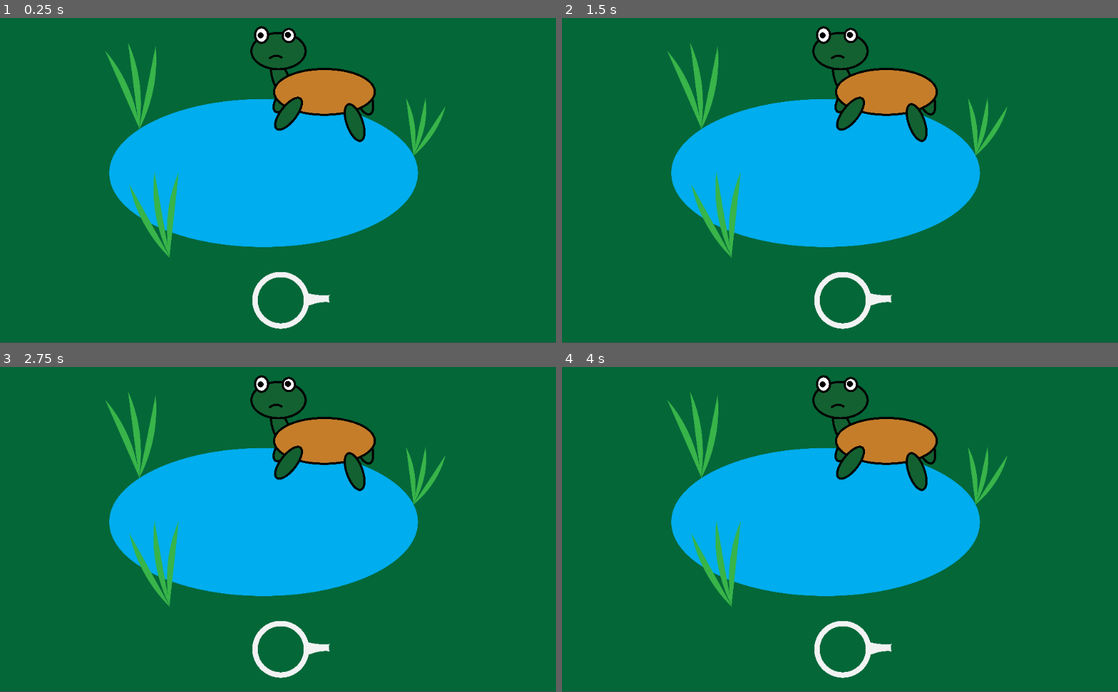
Above: before the commit, frames 1-4 (two rows, left to right).
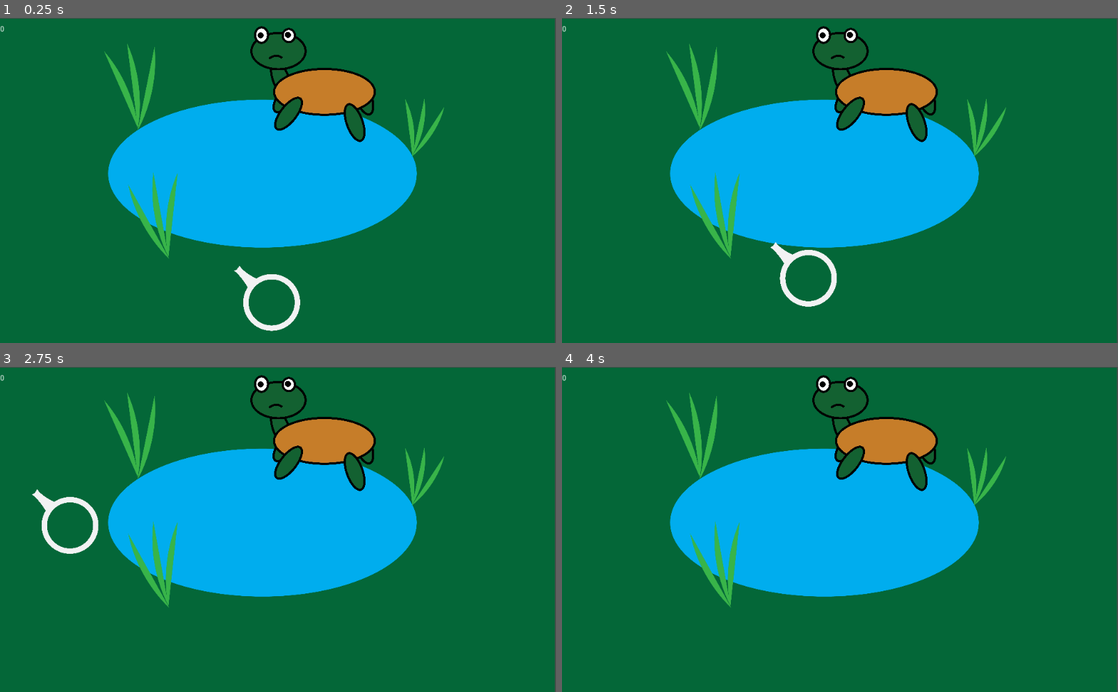
Above: after the commit, the same moments.

Repository: TrentGameDevClub/TurtleGame
Game: Godot game, scene res://main.tscn
Two runs of this game, one before a commit and one after it. Both use one fixed random seed, a clock stepped at 60 frames per second and the inputs below.
Inputs (mouse positions are in pixels of both pictures, inside the frame that each line leads up to):
- Up to frame 1 (0.25 s): no input
- Up to frame 2 (1.5 s): tap Enter at 0.5 s; move the mouse to (962, 164) at 0.52 s; tap Space (space, bound only after the commit) at 0.6, 1.25, 1.35 s; move the mouse to (728, 196) at 1.27 s; hold Backspace (backspace, bound only after the commit) from 1.28 s (still down)
- Up to frame 3 (2.75 s): move the mouse to (333, 458) at 2.02 s; release Backspace (backspace, bound only after the commit) at 2.03 s; tap Space (space, bound only after the commit) at 2.1 s
- Up to frame 4 (4 s): move the mouse to (812, 594) at 2.77 s; tap Space (space, bound only after the commit) at 2.85, 3.6 s; move the mouse to (1006, 578) at 3.52 s; hold Backspace (backspace, bound only after the commit) from 3.53 s (still down)

The runs differ from the first frame. In frame 1, 3.0% of the frame differs, in the area x 0-100%, y 0-100%; in frame 2, 3.1%; in frame 3, 3.2%; in frame 4, 2.6%.

Commit message:
Basic game functionality
Reworked scenes, wrote all scripts, now technically a game (throw thing get points)

Diff:
--- /dev/null
+++ b/GUI.gd
@@ -0,0 +1,15 @@
+extends MarginContainer
+var score = 0
+
+# Called when the node enters the scene tree for the first time.
+func _ready():
+	pass # Replace with function body.
+
+# Called every frame. 'delta' is the elapsed time since the previous frame.
+#func _process(delta):
+#	pass
+
+
+func _on_Ring_hit():
+	score += 1
+	$Number.text = str(score)
--- /dev/null
+++ b/GUI.tscn
@@ -0,0 +1,16 @@
+[gd_scene load_steps=2 format=2]
+
+[ext_resource path="res://GUI.gd" type="Script" id=1]
+
+[node name="GUI" type="MarginContainer"]
+anchor_right = 1.0
+margin_bottom = 42.0
+script = ExtResource( 1 )
+
+[node name="Number" type="Label" parent="."]
+margin_top = 14.0
+margin_right = 1024.0
+margin_bottom = 28.0
+text = "0"
+align = 1
+valign = 3
--- /dev/null
+++ b/KinematicBody2D.gd
@@ -0,0 +1,28 @@
+extends KinematicBody2D
+
+const GRAVITY = 500.0
+const MAX_SPEED = 200
+
+var velocity = Vector2()
+var active = false
+var locked = false
+var shot = false
+onready var sprite = get_node("RingSprite")
+
+func _physics_process(delta):
+	var lock = Input.is_action_just_pressed("space")
+	var shoot = Input.is_action_just_pressed("backspace")
+	var force = Vector2(0, GRAVITY)
+	var mouse_position = get_viewport().get_mouse_position()
+
+	if !locked and lock:
+		locked = true
+	elif locked and lock:
+		locked = false
+	if !locked:
+			sprite.rotation = (mouse_position - sprite.global_position).angle()
+
+	if shoot:
+		shot = true
+	if shot:
+		move_and_slide(force)
--- /dev/null
+++ b/Main.gd
@@ -0,0 +1,27 @@
+extends Node2D
+
+export (PackedScene) var Ring
+var ring_resource = preload("res://Ring.tscn")
+#var ring = ring_resource.instance()
+var spawn = Vector2(500,525)
+
+# Declare member variables here. Examples:
+# var a = 2
+# var b = "text"
+
+# Called when the node enters the scene tree for the first time.
+func _ready():
+	Input.set_mouse_mode(Input.MOUSE_MODE_HIDDEN)
+
+# Called every frame. 'delta' is the elapsed time since the previous frame.
+#func _process(delta):
+#	pass
+
+
+func _on_Ring_hit():
+	var ring = ring_resource.instance()
+	ring.set_position(spawn)
+	print("spawn")
+	self.add_child(ring)
+	ring.connect("hit", self, "_on_Ring_hit")
+	ring.connect("hit", $GUI, "_on_Ring_hit")
--- /dev/null
+++ b/RigidBody2D.gd
@@ -0,0 +1,51 @@
+extends RigidBody2D
+
+var velocity = Vector2()
+var active = false
+var locked = false
+var shot = false
+onready var sprite = get_node("RingSprite")
+export var intensity = 400
+signal hit
+
+
+export var force = Vector2()
+
+
+# Called when the node enters the scene tree for the first time.
+func _ready():
+	gravity_scale = 0
+
+func _process(delta):
+	var lock = Input.is_action_just_pressed("space")
+	var shoot = Input.is_action_just_pressed("backspace")
+
+	var mouse_position = get_viewport().get_mouse_position()
+	if !locked and lock:
+		locked = true
+	elif locked and lock:
+		locked = false
+	if !locked and !shot:
+		force = (get_global_mouse_position() - get_node(".").get_position()).normalized() * intensity
+		look_at(get_global_mouse_position())
+
+	if shoot:
+		apply_central_impulse(force)
+		gravity_scale = 1.5
+		print("shoot")
+		shot = true
+
+
+func _integrate_forces(state):
+	#if shot:
+		#apply_central_impulse(force)
+		pass
+# Called every frame. 'delta' is the elapsed time since the previous frame.
+#func _process(delta):
+#	pass
+
+
+func _on_Ring_body_entered(body):
+	print("hit")
+	emit_signal("hit")
+	queue_free()
--- /dev/null
+++ b/kineRing.tscn
@@ -0,0 +1,19 @@
+[gd_scene load_steps=4 format=2]
+
+[ext_resource path="res://KinematicBody2D.gd" type="Script" id=1]
+[ext_resource path="res://Images/ring.png" type="Texture" id=2]
+
+[sub_resource type="CircleShape2D" id=1]
+radius = 518.494
+
+[node name="KinematicBody2D" type="KinematicBody2D"]
+script = ExtResource( 1 )
+
+[node name="RingSprite" type="Sprite" parent="."]
+position = Vector2( 1.60864, 29.1826 )
+texture = ExtResource( 2 )
+offset = Vector2( 216.396, 1.03601 )
+
+[node name="CollisionShape2D" type="CollisionShape2D" parent="."]
+position = Vector2( 1.50739, 29.2998 )
+shape = SubResource( 1 )
--- a/main.tscn
+++ b/main.tscn
@@ -1,18 +1,27 @@
-[gd_scene load_steps=4 format=2]
+[gd_scene load_steps=6 format=2]
 
-[ext_resource path="res://Images/Background.png" type="Texture" id=1]
-[ext_resource path="res://ring.tscn" type="PackedScene" id=2]
-[ext_resource path="res://turtle.tscn" type="PackedScene" id=3]
+[ext_resource path="res://Main.gd" type="Script" id=1]
+[ext_resource path="res://Ring.tscn" type="PackedScene" id=2]
+[ext_resource path="res://Images/Background.png" type="Texture" id=3]
+[ext_resource path="res://turtle.tscn" type="PackedScene" id=4]
+[ext_resource path="res://GUI.tscn" type="PackedScene" id=5]
 
-[node name="Node2D" type="Node2D"]
+[node name="Main" type="Node2D"]
+script = ExtResource( 1 )
+Ring = ExtResource( 2 )
 
 [node name="Background" type="Sprite" parent="."]
-position = Vector2( 512.192, 299.805 )
+position = Vector2( 510.192, 300.805 )
 scale = Vector2( 0.256045, 0.266205 )
-texture = ExtResource( 1 )
+texture = ExtResource( 3 )
+
+[node name="Turtle" parent="." instance=ExtResource( 4 )]
+position = Vector2( 577.883, 121.923 )
 
 [node name="Ring" parent="." instance=ExtResource( 2 )]
-position = Vector2( 462.641, 521.097 )
+position = Vector2( 500, 525 )
 
-[node name="Turtle" parent="." instance=ExtResource( 3 )]
-position = Vector2( 577.883, 121.923 )
+[node name="GUI" parent="." instance=ExtResource( 5 )]
+
+[connection signal="hit" from="Ring" to="." method="_on_Ring_hit"]
+[connection signal="hit" from="Ring" to="GUI" method="_on_Ring_hit"]
--- a/project.godot
+++ b/project.godot
@@ -19,6 +19,19 @@
 run/main_scene="res://Main.tscn"
 config/icon="res://icon.png"
 
+[input]
+
+space={
+"deadzone": 0.5,
+"events": [ Object(InputEventKey,"resource_local_to_scene":false,"resource_name":"","device":0,"alt":false,"shift":false,"control":false,"meta":false,"command":false,"pressed":false,"scancode":32,"unicode":0,"echo":false,"script":null)
+ ]
+}
+backspace={
+"deadzone": 0.5,
+"events": [ Object(InputEventKey,"resource_local_to_scene":false,"resource_name":"","device":0,"alt":false,"shift":false,"control":false,"meta":false,"command":false,"pressed":false,"scancode":16777220,"unicode":0,"echo":false,"script":null)
+ ]
+}
+
 [rendering]
 
 environment/default_environment="res://default_env.tres"
--- a/ring.tscn
+++ b/ring.tscn
@@ -1,21 +1,23 @@
-[gd_scene load_steps=3 format=2]
+[gd_scene load_steps=4 format=2]
 
-[ext_resource path="res://Images/ring.png" type="Texture" id=1]
+[ext_resource path="res://RigidBody2D.gd" type="Script" id=1]
+[ext_resource path="res://Images/ring.png" type="Texture" id=2]
 
 [sub_resource type="CircleShape2D" id=1]
-radius = 53.428
+radius = 528.383
 
-[node name="Node2D" type="Node2D"]
+[node name="Ring" type="RigidBody2D"]
+contacts_reported = 1
+contact_monitor = true
+script = ExtResource( 1 )
 
-[node name="RigidBody2D" type="RigidBody2D" parent="."]
-position = Vector2( 54, 0 )
-mode = 2
-gravity_scale = 0.0
+[node name="Sprite" type="Sprite" parent="."]
+scale = Vector2( 0.1, 0.1 )
+texture = ExtResource( 2 )
+offset = Vector2( 212.824, 1.8658 )
 
-[node name="Sprite" type="Sprite" parent="RigidBody2D"]
-position = Vector2( 22, 0 )
+[node name="CollisionShape2D" type="CollisionShape2D" parent="."]
 scale = Vector2( 0.1, 0.1 )
-texture = ExtResource( 1 )
+shape = SubResource( 1 )
 
-[node name="CollisionShape2D" type="CollisionShape2D" parent="RigidBody2D"]
-shape = SubResource( 1 )
+[connection signal="body_entered" from="." to="." method="_on_Ring_body_entered"]
--- a/turtle.tscn
+++ b/turtle.tscn
@@ -6,16 +6,14 @@
 radius = 49.4294
 height = 24.6912
 
-[node name="Node2D" type="Node2D"]
-
-[node name="RigidBody2D" type="RigidBody2D" parent="."]
+[node name="RigidBody2D" type="RigidBody2D"]
 mode = 1
 
-[node name="Sprite" type="Sprite" parent="RigidBody2D"]
+[node name="Sprite" type="Sprite" parent="."]
 scale = Vector2( 0.1, 0.1 )
 texture = ExtResource( 1 )
 
-[node name="CollisionShape2D" type="CollisionShape2D" parent="RigidBody2D"]
+[node name="CollisionShape2D" type="CollisionShape2D" parent="."]
 position = Vector2( -65.0893, -62.2348 )
 scale = Vector2( 1, 0.5 )
 shape = SubResource( 1 )
